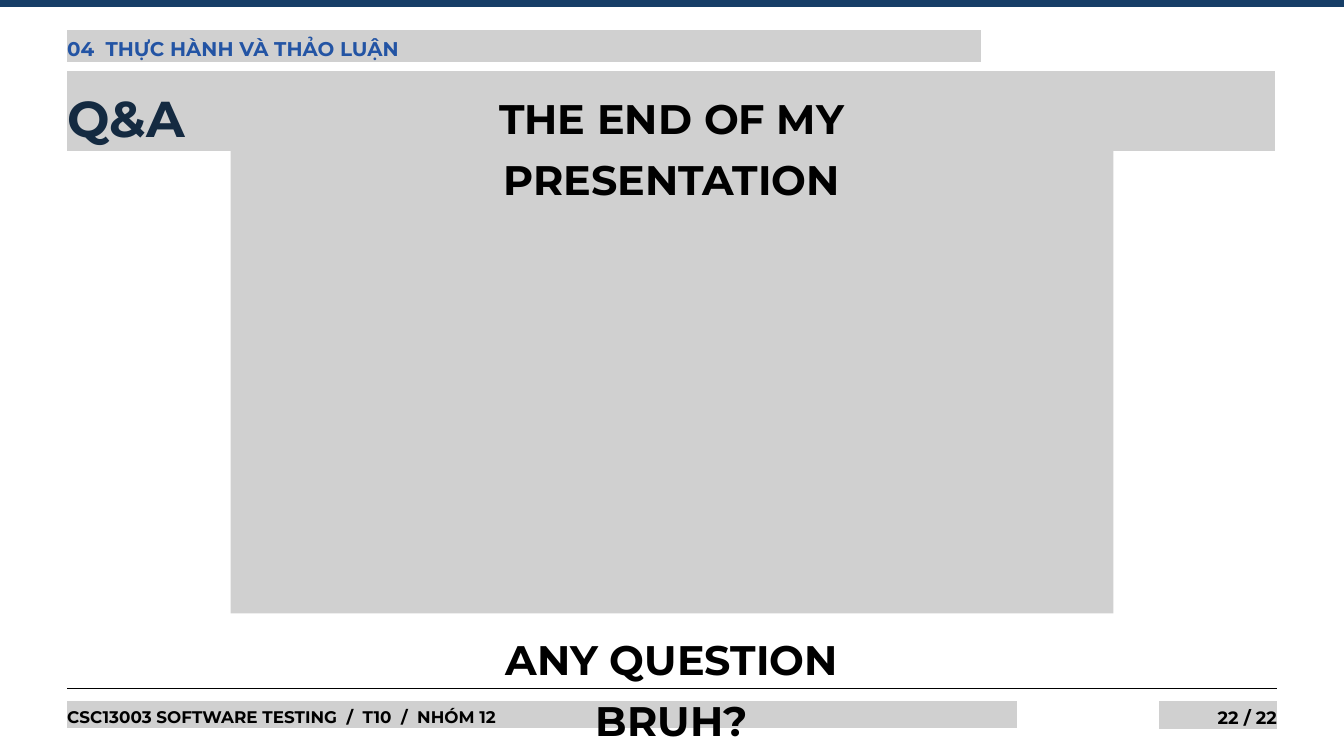
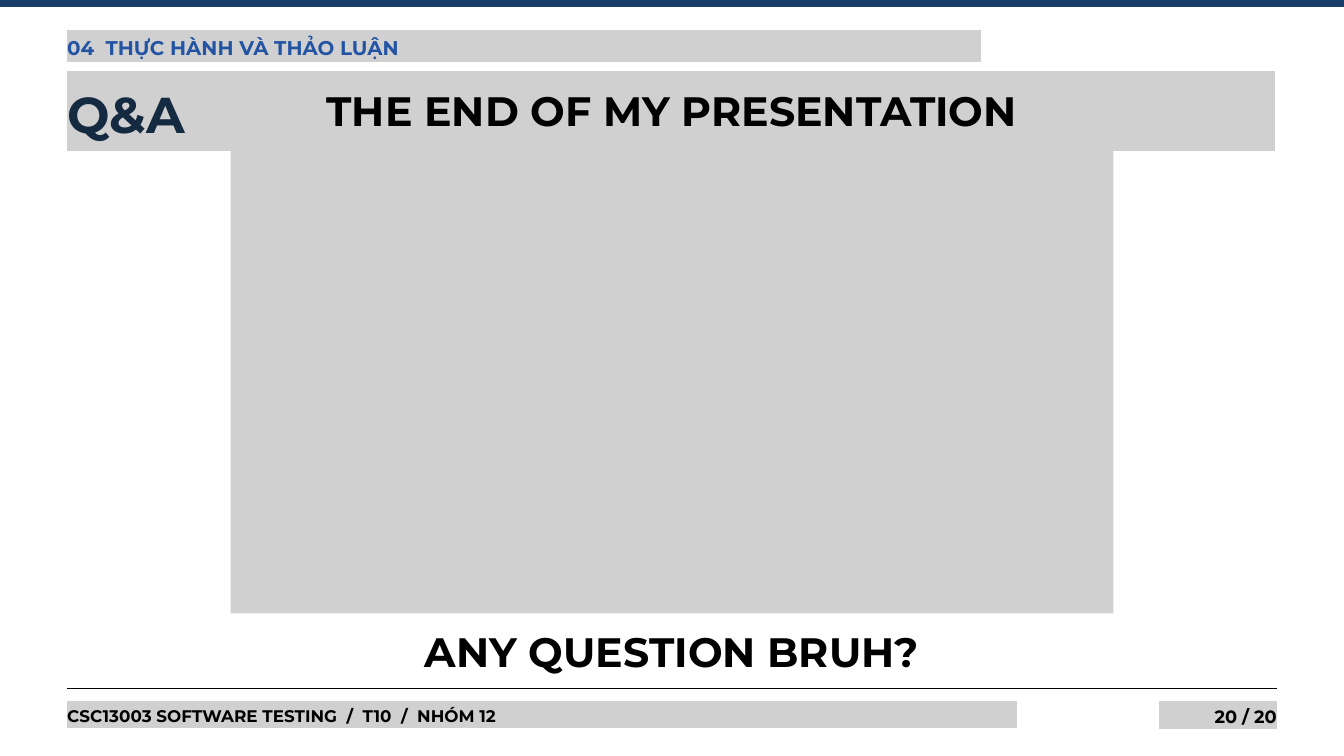
Before and after one commit to tkob-team/T10_Mutation_Testing_and_Test_Effectiveness, a slide deck: slide 20 of submission/w13/T10_Mutation_Testing_Slides.pptx (slide 22 before the commit). Drawn at 1344x756 pixels with LibreOffice and Linux fonts; fonts in the diff are those of the drawing; grey boxes stand for pictures. Boxes give left, top, right and bottom in pixels: in the first picture for what was removed or moved away, otherwise in the second. Text is boxed around its words. In the diff, an @@ line names an element or a change of style, - is before the commit and + after.

```diff
--- a/submission/w13/T10_Mutation_Testing_Slides.pptx
+++ b/submission/w13/T10_Mutation_Testing_Slides.pptx
@@ text "Q&A" at bbox=[67, 97, 185, 141]: line spacing 1.2 to 77.8pt @@
@@ text "THE END OF MY PRESENTATION": place and size @@
-text "THE END OF MY PRESENTATION" at bbox=[499, 104, 844, 196]
+text "THE END OF MY PRESENTATION" at bbox=[327, 96, 1017, 127]
@@ text "THE END OF MY PRESENTATION" at bbox=[327, 96, 1017, 127]: size 44.2 to 44 pt; line spacing 1.24 to 65.3pt @@
@@ text "ANY QUESTION BRUH?" at bbox=[425, 637, 918, 674]: size 44.2 to 44 pt; line spacing 1.24 to 65.3pt @@
@@ text "ANY QUESTION BRUH?": place and size @@
-text "ANY QUESTION BRUH?" at bbox=[505, 645, 838, 747]
+text "ANY QUESTION BRUH?" at bbox=[425, 637, 918, 674]
@@ text "CSC13003 SOFTWARE TESTING / T10 ..." at bbox=[67, 707, 495, 722]: line spacing 1.2 to 25.9pt @@
@@ text at bbox=[1215, 710, 1277, 723]: text changed @@
-22 / 22
+20 / 20
```
Also in this commit, not shown: 14 other slides changed, 5 slides added, 7 slides removed, 5 other files.
